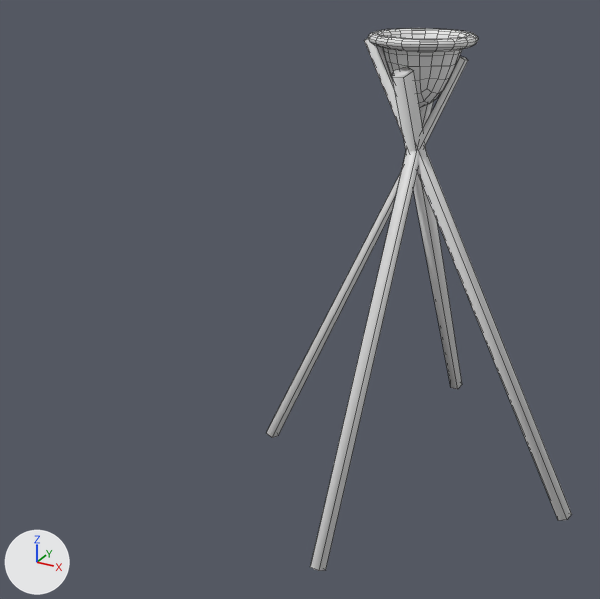
A saved change to the Blender file Assets/Models/Props/Lamps/lamp.blend.
Rendered twice from a 50 mm lens placed at (3.51, -9.25, 4.06), pointed at (-0.74, -1.53, 0.19). Every picture has the same lights, and +X, +Y and +Z are marked at lower left. Mesh edges are drawn as thin lines.
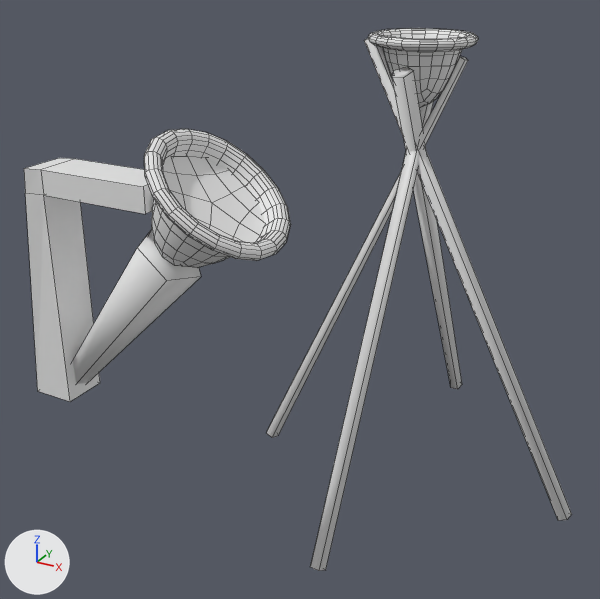
Boxes [x1, y1, x2, y2] around the edits, measured in the pictures (600 x 599 px):
'Cube', added: after [24, 158, 154, 402]
'Cone.001', added: after [144, 129, 291, 268]
'Cylinder', added: after [73, 230, 201, 384]

The change, as a list of edits to the scene's bpy script:
```text
Add me_cube:
    me_cube.from_pydata(...)  # 16 vertices, 14 faces; spans x -1.0..6.15, y -1.2..1.0, z 1.0..11.69
Add me_cylinder:
    me_cylinder.from_pydata(...)  # a 5-sided cut cone along z (radius 0.1 at the low end, 0.29 at the high end) spanning x -0.28..0.28, y -0.24..0.29, z -1.0..1.0
    me_cylinder.polygons.foreach_set('use_smooth', [True] * 7)
Add ob_cube:
    ob_cube = bpy.data.objects.new('Cube', me_cube)
    ob_cube.location = (-1.65, -4.35, 0.0)
    ob_cube.scale = (0.2, 0.2, 0.2)
Add ob_cylinder:
    ob_cylinder = bpy.data.objects.new('Cylinder', me_cylinder)
    ob_cylinder.location = (-1.0, -4.35, 0.98)
    ob_cylinder.rotation_euler = (0.0, 0.699, 0.0)  # degrees (0, 40, 0)
Add ob_cone_001:
    ob_cone_001 = bpy.data.objects.new('Cone.001', me_cone.copy())  # the mesh of ob_cone
    ob_cone_001.location = (-0.35, -4.33, 1.75)
    ob_cone_001.rotation_euler = (3.142, 0.699, 0.0)  # degrees (180, 40, 0)
    ob_cone_001.scale = (0.606, 0.606, 0.606)
    _m = ob_cone_001.modifiers.new('Subdivision', 'SUBSURF')
```
